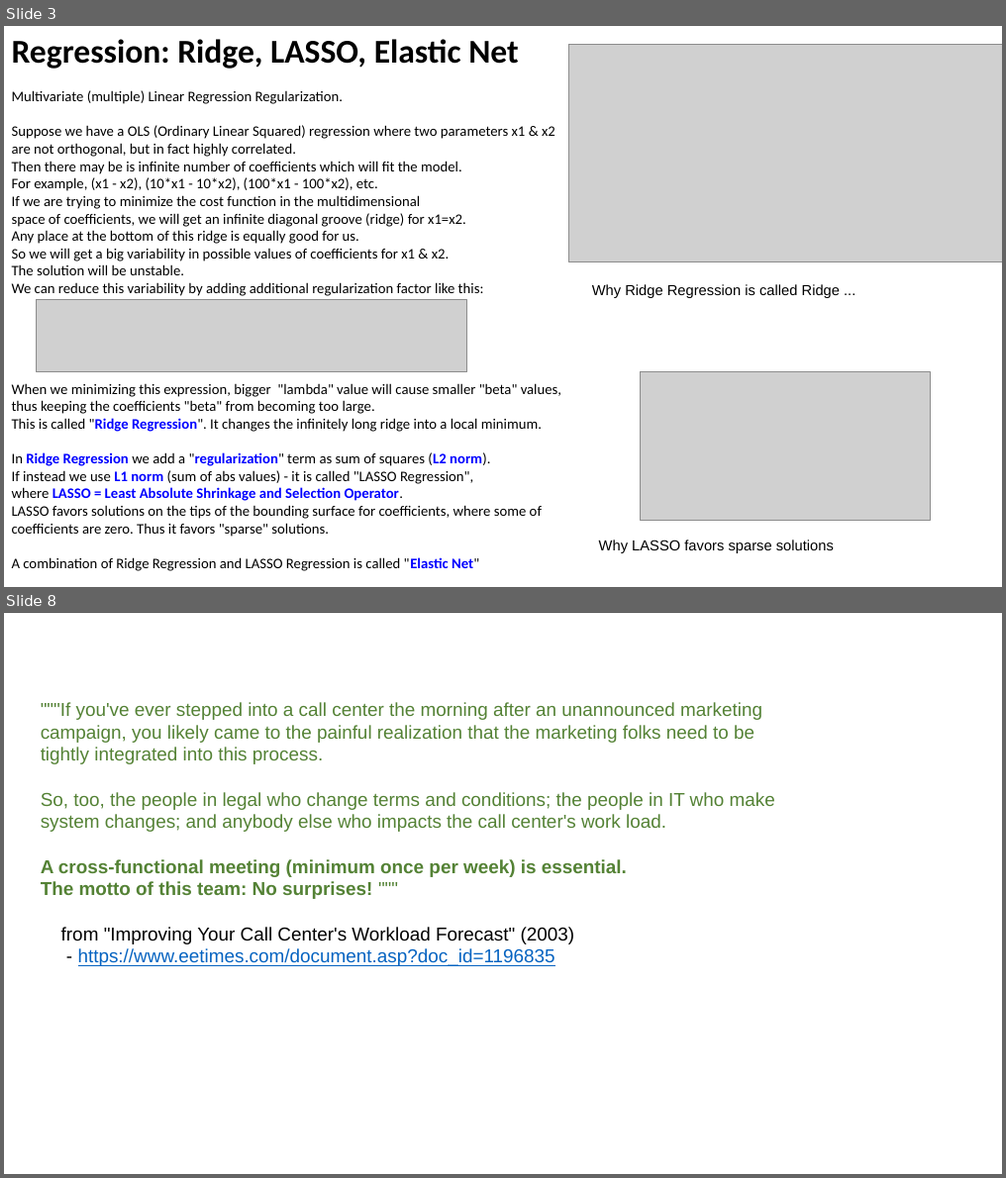
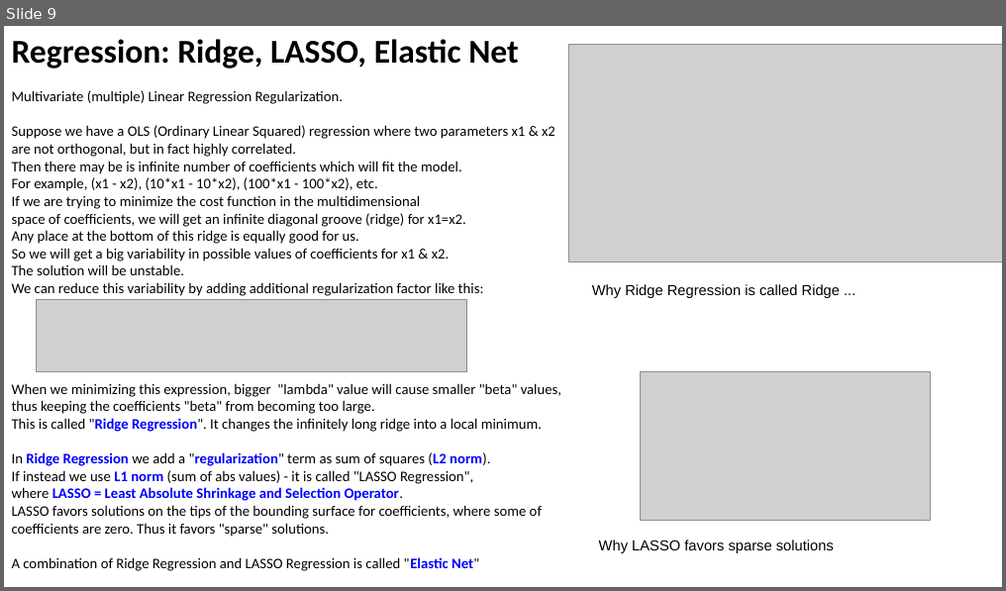
Before and after one commit to lselector/ml_ai_doc, a slide deck: Time_Series_Forecasting.pptx. Shown one above the other, each under a label of ours: slides 3 and 8 before the commit, slide 9 after it; the slides between them are not shown. The pictures are 1006x1178 and 1006x591 pixels, drawn with LibreOffice and Linux fonts; fonts in the diff are those of the drawing; grey boxes stand for pictures. Boxes give left, top, right and bottom in pixels: in the first picture for what was removed or moved away, otherwise in the second. Text is boxed around its words. In the diff, an @@ line names an element or a change of style, - is before the commit and + after.

Commit message:
std_dev, std_err, forecasting

```diff
--- a/Time_Series_Forecasting.pptx
+++ b/Time_Series_Forecasting.pptx
@@ slide 8 removed at box(4, 613, 1002, 1174), background #FFFFFF @@
@@ text removed at box(41, 702, 775, 966) @@
-"""If you've ever stepped into a call center the morning after an unannounced marketing campaign, you likely came to the painful realization that the marketing folks need to be tightly integrated into this process.
-So, too, the people in legal who change terms and conditions; the people in IT who make system changes; and anybody else who impacts the call center's work load.
-A cross-functional meeting (minimum once per week) is essential.
-The motto of this team: No surprises! """
-from "Improving Your Call Center's Workload Forecast" (2003)
-- https://www.eetimes.com/document.asp?doc_id=1196835
@@ what was slide 3 is now slide 9 @@
```
Also in this commit, not shown: 2 slides changed, 6 slides added, 6 other slides removed, 6 other files.
